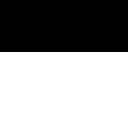
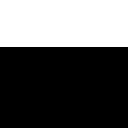
Layer changes from the first 128x128 image to the second:
painted on "Capa de pintura 64" over [left=0, top=0, right=128, bottom=128]
